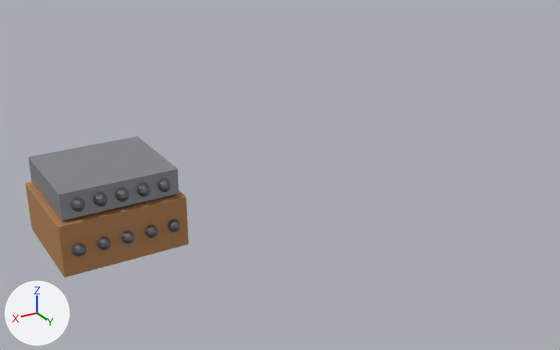
The glTF model public/mecha/parts/rivet-guard/rivet-guard.glb: old version first, new version second.
Both versions are drawn from a 50 mm camera at (0.405, 1.323, 0.676) aimed at (-0.398, -0.016, 0.006). Lighting does not change. The marker at lower left points along +X, +Y and +Z. The picture after the commit comes second.

Names of what the first picture shows: 'plate', 'rivet', 'rivet.001', 'rivet.002', 'rivet.003', 'rivet.004', 'rivet.006', 'rivet.007', 'rivet.008', 'rivet.009', 'skirt' and 1 more.
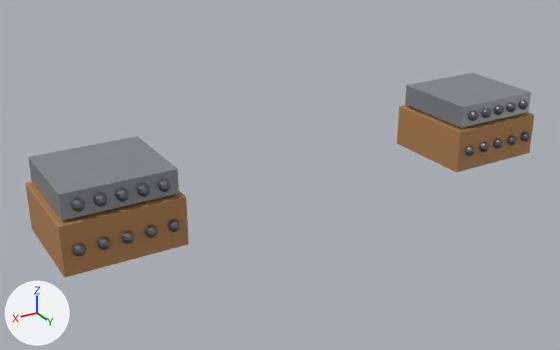
The newer file is also turned or shifted as a whole; pictures and numbers use the older file's frame.

Diff of the bpy script that builds the scene:
```diff
--- a/public/mecha/parts/rivet-guard/rivet-guard.glb.py
+++ b/public/mecha/parts/rivet-guard/rivet-guard.glb.py
@@ ob_rivet_001 @@
 ob_rivet_001 = bpy.data.objects.new('rivet.001', me_sphere)
-ob_rivet_001.location = (-0.08, 0.105, 0.1)
+ob_rivet_001.location = (0.09, 0.115, 0.02)
@@ ob_rivet_002 @@
 ob_rivet_002 = bpy.data.objects.new('rivet.002', me_sphere_001)
-ob_rivet_002.location = (-0.04, 0.105, 0.1)
+ob_rivet_002.location = (-0.08, 0.105, 0.1)
@@ ob_rivet_003 @@
 ob_rivet_003 = bpy.data.objects.new('rivet.003', me_sphere_002)
-ob_rivet_003.location = (0.0, 0.105, 0.1)
+ob_rivet_003.location = (0.0, 0.115, 0.02)
@@ ob_rivet_004 @@
 ob_rivet_004 = bpy.data.objects.new('rivet.004', me_sphere_003)
-ob_rivet_004.location = (0.04, 0.105, 0.1)
+ob_rivet_004.location = (0.0, 0.105, 0.1)
@@ ob_rivet_006 @@
 ob_rivet_006 = bpy.data.objects.new('rivet.006', me_sphere_005)
-ob_rivet_006.location = (-0.09, 0.115, 0.02)
+ob_rivet_006.location = (0.04, 0.105, 0.1)
@@ ob_rivet_007 @@
 ob_rivet_007 = bpy.data.objects.new('rivet.007', me_sphere_006)
-ob_rivet_007.location = (-0.045, 0.115, 0.02)
+ob_rivet_007.location = (-0.04, 0.105, 0.1)
@@ ob_rivet_008 @@
 ob_rivet_008 = bpy.data.objects.new('rivet.008', me_sphere_007)
-ob_rivet_008.location = (0.0, 0.115, 0.02)
+ob_rivet_008.location = (-0.045, 0.115, 0.02)
@@ ob_rivet_009 @@
 ob_rivet_009 = bpy.data.objects.new('rivet.009', me_sphere_008)
-ob_rivet_009.location = (0.045, 0.115, 0.02)
+ob_rivet_009.location = (0.08, 0.105, 0.1)
@@ ob_rivet @@
 ob_rivet = bpy.data.objects.new('rivet', me_sphere_009)
-ob_rivet.location = (0.09, 0.115, 0.02)
+ob_rivet.location = (0.045, 0.115, 0.02)
@@ ob_rivet_019_r @@
+ob_rivet_019_r = bpy.data.objects.new('rivet.019_r', me_sphere_008.copy())  # the mesh of ob_rivet_009
+ob_rivet_019_r.location = (-0.83, 0.115, 0.02)
@@ ob_rivet_018_r @@
+ob_rivet_018_r = bpy.data.objects.new('rivet.018_r', me_sphere_009.copy())  # the mesh of ob_rivet
+ob_rivet_018_r.location = (-0.875, 0.115, 0.02)
@@ ob_rivet_017_r @@
+ob_rivet_017_r = bpy.data.objects.new('rivet.017_r', me_sphere_003.copy())  # the mesh of ob_rivet_004
+ob_rivet_017_r.location = (-0.92, 0.115, 0.02)
@@ ob_rivet_016_r @@
+ob_rivet_016_r = bpy.data.objects.new('rivet.016_r', me_sphere_007.copy())  # the mesh of ob_rivet_008
+ob_rivet_016_r.location = (-0.965, 0.115, 0.02)
@@ ob_rivet_015_r @@
+ob_rivet_015_r = bpy.data.objects.new('rivet.015_r', me_sphere_006.copy())  # the mesh of ob_rivet_007
+ob_rivet_015_r.location = (-1.01, 0.115, 0.02)
@@ ob_skirt_r @@
+ob_skirt_r = bpy.data.objects.new('skirt_r', me_cube_002.copy())  # the mesh of ob_skirt
+ob_skirt_r.location = (-0.92, 0.0, 0.02)
@@ ob_rivet_014_r @@
+ob_rivet_014_r = bpy.data.objects.new('rivet.014_r', me_sphere_008.copy())  # the mesh of ob_rivet_009
+ob_rivet_014_r.location = (-0.84, 0.105, 0.1)
@@ ob_rivet_013_r @@
+ob_rivet_013_r = bpy.data.objects.new('rivet.013_r', me_sphere_006.copy())  # the mesh of ob_rivet_007
+ob_rivet_013_r.location = (-0.88, 0.105, 0.1)
@@ ob_rivet_012_r @@
+ob_rivet_012_r = bpy.data.objects.new('rivet.012_r', me_sphere_003.copy())  # the mesh of ob_rivet_004
+ob_rivet_012_r.location = (-0.92, 0.105, 0.1)
@@ ob_rivet_011_r @@
+ob_rivet_011_r = bpy.data.objects.new('rivet.011_r', me_sphere_006.copy())  # the mesh of ob_rivet_007
+ob_rivet_011_r.location = (-0.96, 0.105, 0.1)
@@ ob_rivet_010_r @@
+ob_rivet_010_r = bpy.data.objects.new('rivet.010_r', me_sphere_001.copy())  # the mesh of ob_rivet_002
+ob_rivet_010_r.location = (-1.0, 0.105, 0.1)
@@ ob_plate_r @@
+ob_plate_r = bpy.data.objects.new('plate_r', me_cube_001.copy())  # the mesh of ob_plate
+ob_plate_r.location = (-0.92, 0.0, 0.1)
```

Changed parts and their boxes (x1, y1, x2, y2) in the pictures (560 x 350 px):
'skirt_r', added (orange)
    after: (397, 105, 534, 172)
'plate_r', added
    after: (405, 73, 531, 128)
'rivet.004', moved
    before: (94, 193, 107, 207)
    after: (116, 188, 129, 202)
'rivet.009', moved
    before: (98, 237, 110, 250)
    after: (71, 198, 85, 212)
'rivet', moved
    before: (72, 243, 86, 257)
    after: (98, 237, 110, 250)
'rivet.001', moved
    before: (158, 179, 171, 192)
    after: (72, 243, 86, 257)
'rivet.003', moved
    before: (116, 188, 129, 202)
    after: (122, 231, 134, 244)
'rivet.006', moved
    before: (168, 219, 180, 232)
    after: (94, 193, 107, 207)
'rivet.002', moved
    before: (138, 184, 150, 197)
    after: (158, 179, 171, 192)
'rivet.007', moved
    before: (145, 225, 158, 238)
    after: (138, 184, 150, 197)
'rivet.008', moved
    before: (122, 231, 134, 244)
    after: (145, 225, 158, 238)
'rivet.013_r', added
    after: (481, 108, 492, 118)
'rivet.014_r', added
    after: (469, 111, 479, 121)
'rivet.019_r', added
    after: (465, 146, 475, 156)
'rivet.012_r', added
    after: (494, 105, 504, 115)
'rivet.016_r', added
    after: (507, 135, 517, 145)
'rivet.018_r', added
    after: (479, 142, 489, 152)
'rivet.010_r', added
    after: (519, 100, 528, 110)
'rivet.011_r', added
    after: (506, 102, 516, 112)
'rivet.015_r', added
    after: (521, 132, 530, 142)
'rivet.017_r', added
    after: (494, 139, 503, 149)
